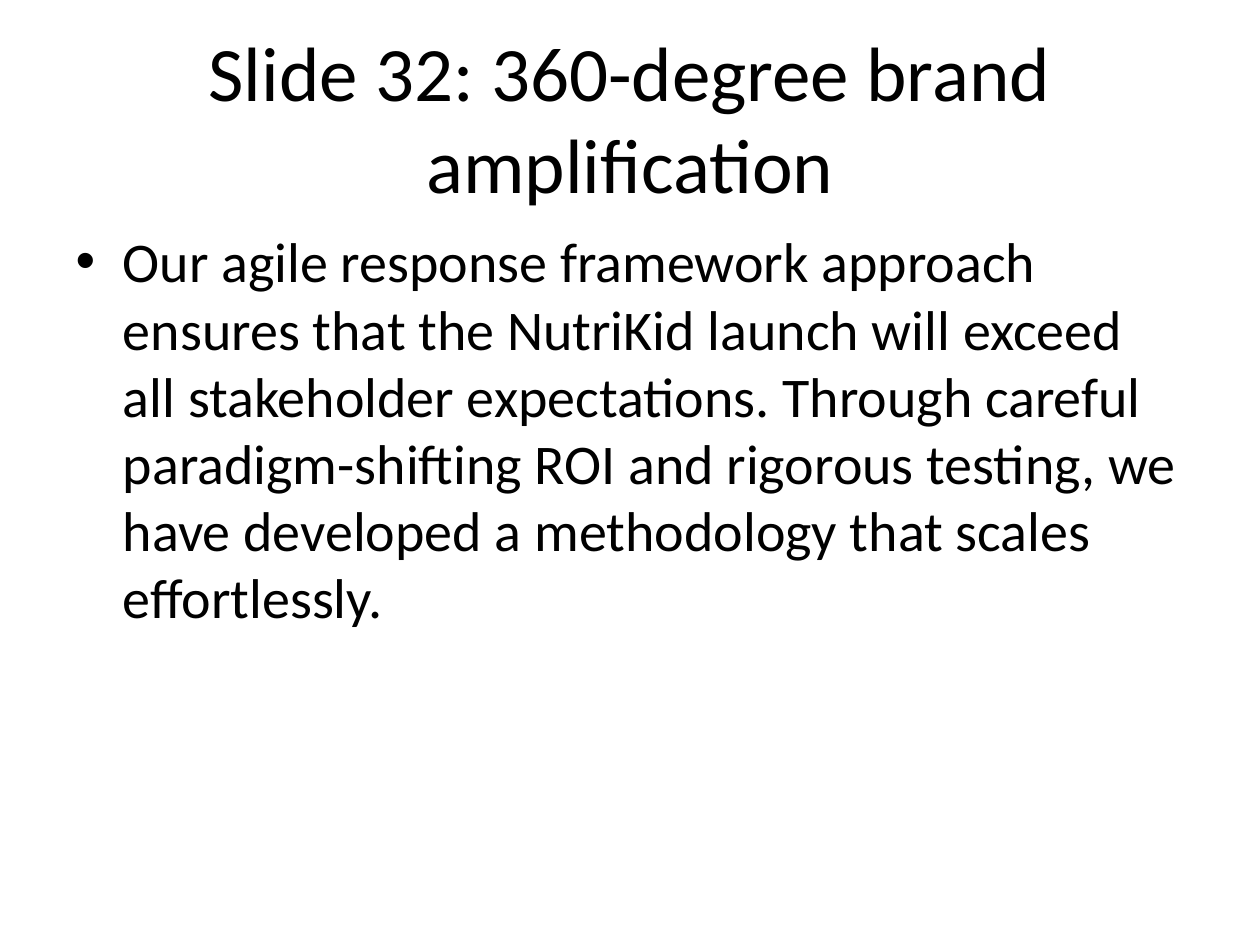
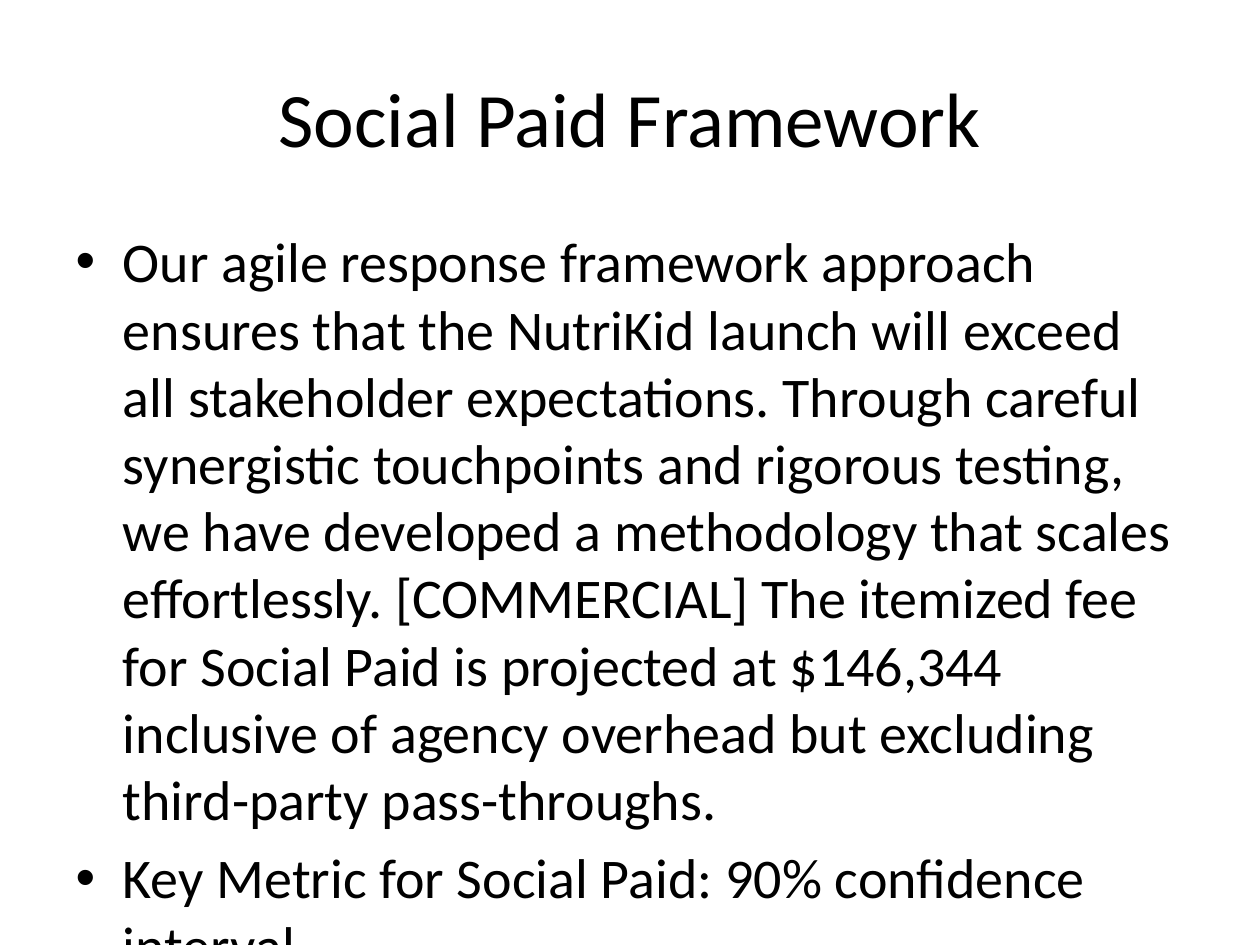
Before and after one commit to Abhilash76/aerchain-procurement, a slide deck: slide 6 of Vendor documents/Global_Marketing_Deck.pptx (slide 33 before the commit). Drawn at 1260x945 pixels with LibreOffice and Linux fonts; fonts in the diff are those of the drawing. Boxes give left, top, right and bottom in pixels: in the first picture for what was removed or moved away, otherwise in the second. Text is boxed around its words. In the diff, an @@ line names an element or a change of style, - is before the commit and + after.

```diff
--- a/Vendor documents/Global_Marketing_Deck.pptx
+++ b/Vendor documents/Global_Marketing_Deck.pptx
@@ title at [278,93,981,148]: text changed @@
-Slide 32: 360-degree brand amplification
+Social Paid Framework
@@ text at [123,243,1171,907]: text changed @@
-• Our agile response framework approach ensures that the NutriKid launch will exceed all stakeholder expectations. Through careful paradigm-shifting ROI and rigorous testing, we have developed a methodology that scales effortlessly.
+• Our agile response framework approach ensures that the NutriKid launch will exceed all stakeholder expectations. Through careful synergistic touchpoints and rigorous testing, we have developed a methodology that scales effortlessly. [COMMERCIAL] The itemized fee for Social Paid is projected at $146,344 inclusive of agency overhead but excluding third-party pass-throughs.
+• Key Metric for Social Paid: 90% confidence interval.
```
Also in this commit, not shown: 6 other slides changed, 1 slide added, 34 slides removed, 7 other files.
